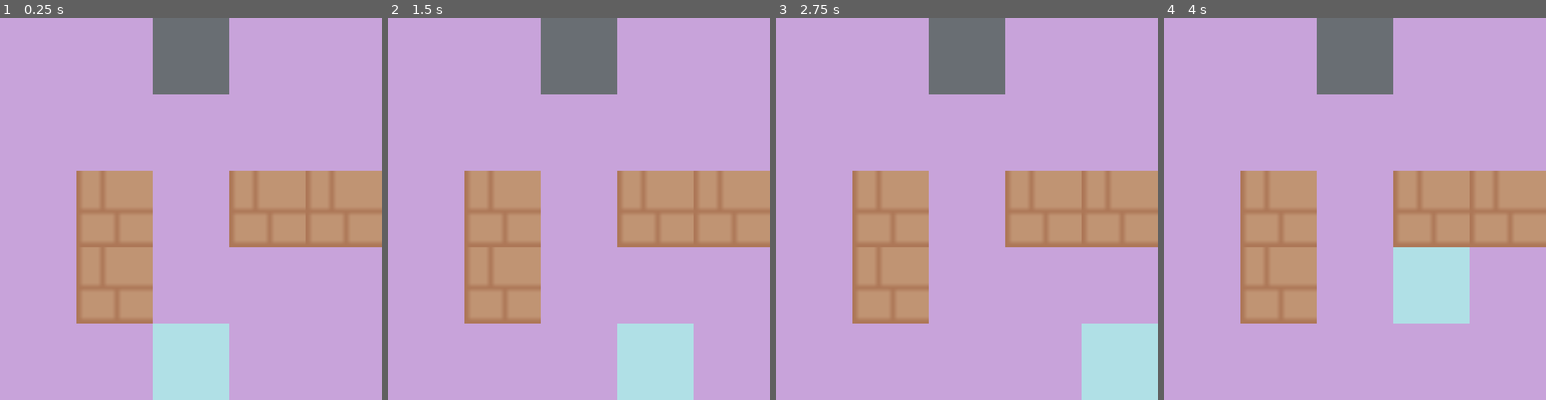
Above: before the commit, frames 1-4 (left to right).
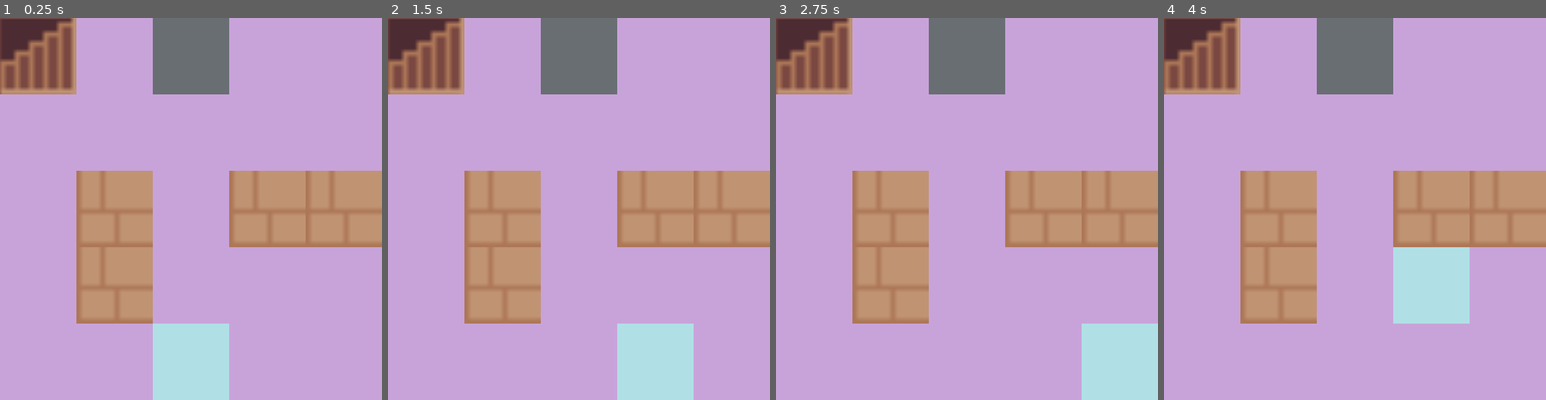
Above: after the commit, the same moments.

Repository: yifan-lee/ATB_Tower_Climber
Game: Godot game, scene res://scenes/game.tscn
Same seed, same stepped clock (60 frames per second), same inputs: the game is played once before the commit and once after it. The project has no main scene, so this scene is started directly.
Inputs:
- Up to frame 1 (0.25 s): no input
- Up to frame 2 (1.5 s): tap Enter at 0.5 s; hold Right (ui_right) 0.53-1.28 s; tap Space at 1.25 s; hold Down (ui_down) from 1.28 s (still down)
- Up to frame 3 (2.75 s): tap Enter at 2 s; release Down (ui_down) at 2.03 s; hold Right (ui_right) from 2.03 s (still down)
- Up to frame 4 (4 s): tap Space at 2.75 s; release Right (ui_right) at 2.78 s; hold Up (ui_up) 2.78-3.53 s; tap Enter at 3.5 s; hold Left (ui_left) from 3.53 s (still down)

The runs differ from the first frame. In frame 1, 4.0% of the frame differs, in the area x 0-20%, y 0-20%; in frame 2, 4.0%; in frame 3, 4.0%; in frame 4, 4.0%.

Commit message:
finish stairs

Diff:
--- a/scenes/map/floor_1.tscn
+++ b/scenes/map/floor_1.tscn
@@ -2,6 +2,8 @@
 
 [ext_resource type="TileSet" uid="uid://on0xx8elxuqt" path="res://assets/tilesets/walls.tres" id="1_da718"]
 [ext_resource type="PackedScene" uid="uid://bu3jrh244lpqn" path="res://entities/enemies/Monster1.tscn" id="2_0f733"]
+[ext_resource type="PackedScene" uid="uid://chxhpg3vjjyn3" path="res://scenes/interactables/stair.tscn" id="3_c1e3w"]
+[ext_resource type="Script" uid="uid://cn0f42sorr7vg" path="res://scripts/stair.gd" id="4_7vrew"]
 
 [node name="Floor_1" type="Node2D" unique_id=545263436]
 
@@ -17,3 +19,8 @@
 scale = Vector2(4, 4)
 tile_map_data = PackedByteArray(0, 0, 1, 0, 3, 0, 0, 0, 16, 0, 6, 0, 0, 0, 1, 0, 2, 0, 0, 0, 16, 0, 6, 0, 0, 0, 3, 0, 2, 0, 0, 0, 16, 0, 6, 0, 0, 0, 4, 0, 2, 0, 0, 0, 16, 0, 6, 0, 0, 0)
 tile_set = ExtResource("1_da718")
+
+[node name="Stair12" parent="." unique_id=536202918 instance=ExtResource("3_c1e3w")]
+position = Vector2(32, 32)
+script = ExtResource("4_7vrew")
+target_floor = 2
--- a/scenes/map/floor_2.tscn
+++ b/scenes/map/floor_2.tscn
@@ -1,5 +1,7 @@
-[gd_scene format=3 uid="uid://cq71prtrwwegw"]
+[gd_scene format=4 uid="uid://cq71prtrwwegw"]
 
+[ext_resource type="PackedScene" uid="uid://chxhpg3vjjyn3" path="res://scenes/interactables/stair.tscn" id="2_ju5ti"]
+[ext_resource type="Script" uid="uid://cn0f42sorr7vg" path="res://scripts/stair.gd" id="3_4knrn"]
 [ext_resource type="TileSet" uid="uid://on0xx8elxuqt" path="res://assets/tilesets/walls.tres" id="3_nok02"]
 
 [node name="Floor_2" type="Node2D" unique_id=545263436]
@@ -11,5 +13,14 @@
 
 [node name="WallLayer" type="TileMapLayer" parent="." unique_id=1257321467 groups=["wall"]]
 scale = Vector2(4, 4)
-tile_map_data = PackedByteArray(0, 0, 1, 0, 3, 0, 0, 0, 16, 0, 6, 0, 0, 0, 1, 0, 2, 0, 0, 0, 16, 0, 6, 0, 0, 0, 3, 0, 2, 0, 0, 0, 16, 0, 6, 0, 0, 0, 4, 0, 2, 0, 0, 0, 16, 0, 6, 0, 0, 0)
+tile_map_data = PackedByteArray("AAAAAAEAAAARAAYAAAACAAAAAAARAAYAAAACAAEAAAARAAYAAAACAAIAAAARAAYAAAACAAMAAAARAAYAAAABAAMAAAARAAYAAAADAAMAAAARAAYAAAA=")
 tile_set = ExtResource("3_nok02")
+
+[node name="Stair12" parent="." unique_id=536202918 instance=ExtResource("2_ju5ti")]
+position = Vector2(32, 32)
+script = ExtResource("3_4knrn")
+
+[node name="Stair23" parent="." unique_id=87648935 instance=ExtResource("2_ju5ti")]
+position = Vector2(288, 32)
+script = ExtResource("3_4knrn")
+target_floor = 3
--- a/scenes/map/floor_3.tscn
+++ b/scenes/map/floor_3.tscn
@@ -2,6 +2,8 @@
 
 [ext_resource type="PackedScene" uid="uid://bu3jrh244lpqn" path="res://entities/enemies/Monster1.tscn" id="1_lywo7"]
 [ext_resource type="TileSet" uid="uid://on0xx8elxuqt" path="res://assets/tilesets/walls.tres" id="2_sut02"]
+[ext_resource type="PackedScene" uid="uid://chxhpg3vjjyn3" path="res://scenes/interactables/stair.tscn" id="3_sut02"]
+[ext_resource type="Script" uid="uid://cn0f42sorr7vg" path="res://scripts/stair.gd" id="4_0vvam"]
 
 [node name="Floor_3" type="Node2D" unique_id=545263436]
 
@@ -11,9 +13,14 @@
 color = Color(0.78431374, 0.6392157, 0.85490197, 1)
 
 [node name="Monster1" parent="." unique_id=616903997 instance=ExtResource("1_lywo7")]
-position = Vector2(128, 0)
+position = Vector2(64, 0)
 
 [node name="WallLayer" type="TileMapLayer" parent="." unique_id=1257321467 groups=["wall"]]
 scale = Vector2(4, 4)
-tile_map_data = PackedByteArray(0, 0, 1, 0, 3, 0, 0, 0, 16, 0, 6, 0, 0, 0, 1, 0, 2, 0, 0, 0, 16, 0, 6, 0, 0, 0, 3, 0, 2, 0, 0, 0, 16, 0, 6, 0, 0, 0, 4, 0, 2, 0, 0, 0, 16, 0, 6, 0, 0, 0)
+tile_map_data = PackedByteArray(0, 0, 2, 0, 0, 0, 0, 0, 18, 0, 7, 0, 0, 0, 2, 0, 1, 0, 0, 0, 18, 0, 7, 0, 0, 0)
 tile_set = ExtResource("2_sut02")
+
+[node name="Stair23" parent="." unique_id=536202918 instance=ExtResource("3_sut02")]
+position = Vector2(288, 32)
+script = ExtResource("4_0vvam")
+target_floor = 2
--- a/scripts/enemy_map.gd
+++ b/scripts/enemy_map.gd
@@ -1 +1,4 @@
 extends Area2D
+
+func _ready():
+    add_to_group("enemy")
--- a/scripts/game.gd
+++ b/scripts/game.gd
@@ -23,3 +23,20 @@
 	player.position = spawn_grid_pos * GameConfig.tile_size
 
 	print("✨ [架构就绪] 一楼地图加载成功，Player 已安全送达一楼初始位置：", player.position)
+
+
+func change_floor(floor_num: int):
+    # 1. 抽走旧桌布 (销毁旧楼层)
+	if current_floor_node:
+		current_floor_node.queue_free()
+
+    # 2. 铺上新桌布 (加载新楼层)
+	var floor_path = "res://scenes/Map/Floor_" + str(floor_num) + ".tscn"
+	var new_floor = load(floor_path).instantiate()
+
+    # 3. 放到场景里，并用 move_child 把它垫底，防止盖住主角
+	add_child(new_floor)
+	move_child(new_floor, 0)
+	current_floor_node = new_floor
+
+    # 主角在哪？主角原地没动！完美契合你的需求！
--- a/scripts/player_map.gd
+++ b/scripts/player_map.gd
@@ -43,6 +43,10 @@
 		trigger_battle() # 执行：触发战斗函数
 	elif collider.is_in_group("wall"):
 		print("前方有障碍物，无法通过！")
+	elif collider.is_in_group("stairs") and collider.is_active:
+		# 呼叫父节点 (Game) 换楼层，直接传楼层号，不需要传坐标！
+		get_parent().change_floor(collider.target_floor)
+		return # 终止本次移动逻辑
 	else:
 		print("不知道是什么，过不去！") # 阻挡：如果是墙壁或其它，不移动
 
--- a/scripts/stair.gd
+++ b/scripts/stair.gd
@@ -1,15 +1,11 @@
 extends Area2D
 
-# 允许在编辑器里为每个楼梯配置不同的目标
-@export var target_floor: int = 1 # 要去第几层
-@export var spawn_pos: Vector2 = Vector2(0, 0) # 到了之后出生在第几个格子
+@export var target_floor: int = 1 # 在检查器里填你想去哪层
+var is_active: bool = false # 状态锁
 
-# 这一步很关键：当 Player 的碰撞盒接触到 Area2D 时自动触发
 func _ready():
-    body_entered.connect(_on_body_entered)
-
-func _on_body_entered(body):
-    if body.name == "Player":
-        print("🪜 触发楼梯！目标楼层：", target_floor)
-        # 调用大管家切换楼层
-        get_node("/root/Game").change_floor(target_floor, spawn_pos)
+    add_to_group("stairs")
+    # 魔法在此：新楼层加载时，楼梯在头 0.2 秒内是“死”的。
+    # 这样就算主角和它重叠，也不会瞬间触发传送回来。
+    await get_tree().create_timer(0.2).timeout
+    is_active = true
Not shown: 2 places in scenes/interactables/stair.tscn that only renumber resources
